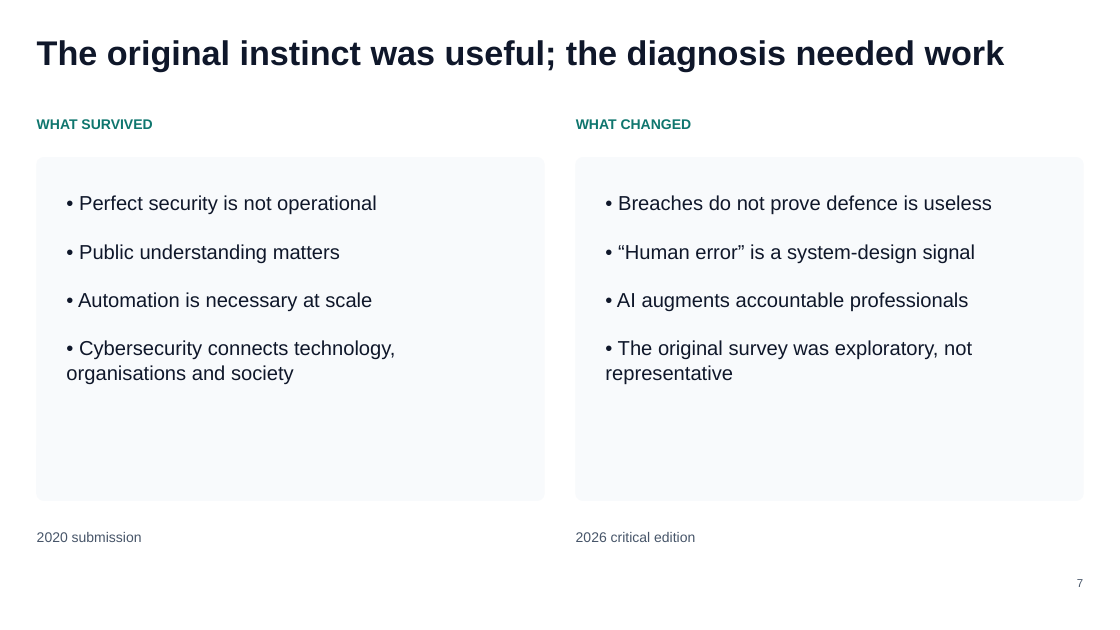
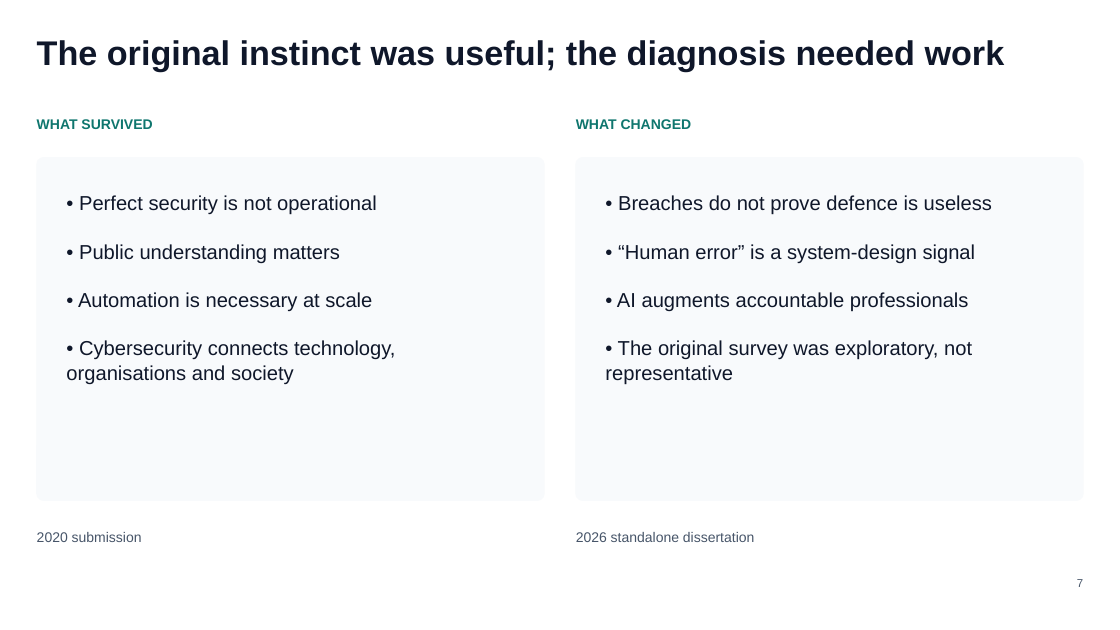
Before and after one commit to NathanBrownBennett/NathanBrown-Bennett, a slide deck: slide 7 of assets/documents/a-level-epq-presentation.pptx. Drawn at 1120x630 pixels with LibreOffice and Linux fonts; fonts in the diff are those of the drawing. Boxes give left, top, right and bottom in pixels: in the first picture for what was removed or moved away, otherwise in the second. Text is boxed around its words. In the diff, an @@ line names an element or a change of style, - is before the commit and + after.

Commit message:
Replace EPQ report with full dissertation

```diff
--- a/assets/documents/a-level-epq-presentation.pptx
+++ b/assets/documents/a-level-epq-presentation.pptx
@@ text at <box>576,532,754,542</box>: text changed @@
-2026 critical edition
+2026 standalone dissertation
```
Also in this commit, not shown: 1 other slide changed, 11 other files.
